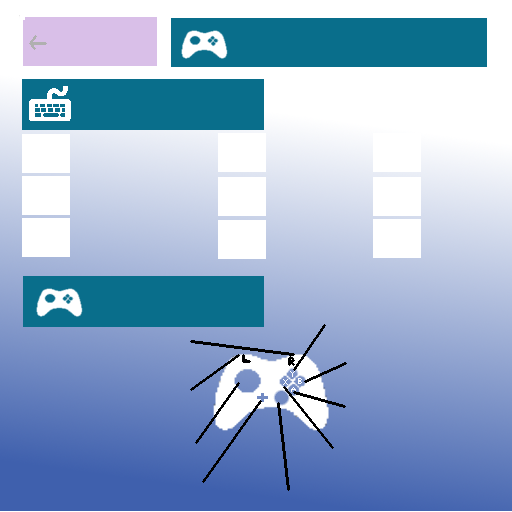
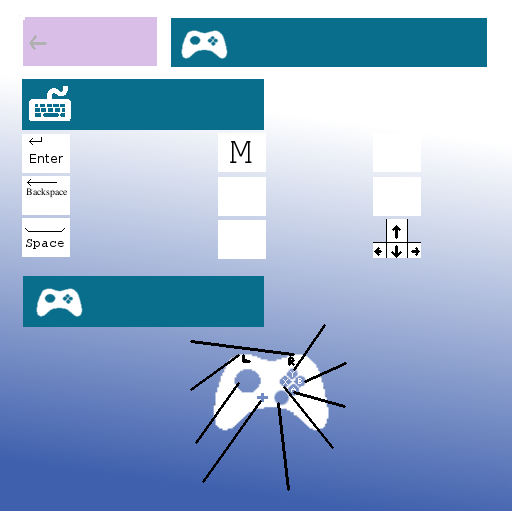
Layered file, before and after one edit (512px x 512px). Changes by layer:
added layer "Backspace" above "Space" over box(26, 188, 68, 198)
added layer "Space" above "M" over box(26, 239, 64, 249)
added layer "M" above "Calque #3" over box(230, 141, 252, 163)
painted on "Calque #3" over box(25, 179, 421, 258)
added layer "Enter" above "Calque #2" over box(30, 154, 63, 163)
painted on "Calque #2" over box(29, 137, 421, 243)
